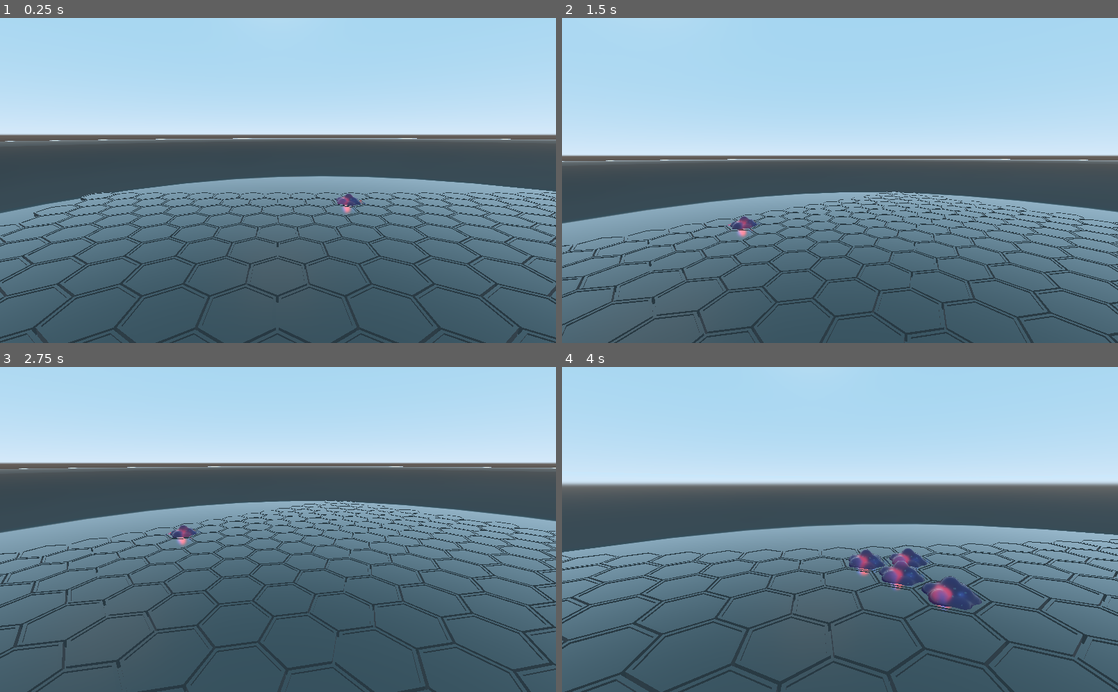
Above: before the commit, frames 1-4 (two rows, left to right).
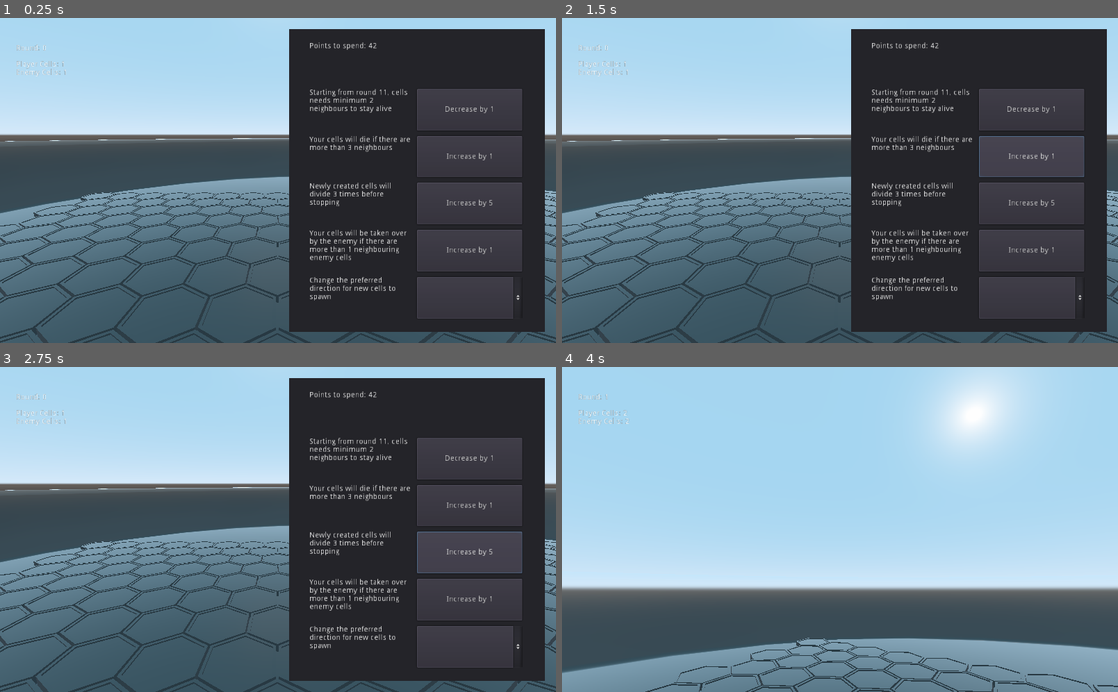
Above: after the commit, the same moments.

Repository: KrtzDev/cell-culture
Game: Godot game, scene res://TestScene.tscn
The game is run twice, just before and just after one commit, with the same random seed, the same clock (stepped at 60 frames per second) and the same inputs. The project has no main scene, so this scene is started directly.
Inputs (mouse positions are in pixels of both pictures, inside the frame that each line leads up to):
- Up to frame 1 (0.25 s): no input
- Up to frame 2 (1.5 s): click (1029, 109) at 0.5 s, where only the run after the commit has a clickable "Decrease by 1"; click (1029, 157) at 1.25 s, where only the run after the commit has a clickable "Increase by 1"
- Up to frame 3 (2.75 s): click (467, 552) at 2 s, where only the run after the commit has a clickable "Increase by 5"
- Up to frame 4 (4 s): click (1029, 646) at 2.77 s; tap Enter (ui_accept) at 3.5 s; move the mouse to (867, 529) at 3.52 s; hold Up (ui_up) from 3.53 s (still down); hold Enter (ui_accept) from 3.53 s (still down)

The runs differ from the first frame. In frame 1, 40% of the frame differs, in the area x 3-98%, y 3-97%; in frame 2, 53%; in frame 3, 56%; in frame 4, 68%, in the area x 0-100%, y 0-100%.

Commit message:
UI-Controls

Diff:
--- a/cell-culture/CamMovement.gd
+++ b/cell-culture/CamMovement.gd
@@ -7,8 +7,8 @@
 var spin = 0.1
 var mouse_sensitivity = 2
 
-func _ready():
-	Input.set_mouse_mode(Input.MOUSE_MODE_CAPTURED)
+#func _ready():
+#	Input.set_mouse_mode(Input.MOUSE_MODE_CAPTURED)
 
 func _physics_process(delta):
 	player_camera.rotation_degrees.y = 180
--- a/cell-culture/GameManager.gd
+++ b/cell-culture/GameManager.gd
@@ -1,8 +1,11 @@
 extends Spatial
 
 var grid = [[]] #list of all tile objects [column][row]
+var timeBetweenRounds = 0.5
+var roundSteps = 5
 var currRound := 0
-var spawnProtection := 5 #after how many rounds the minNeighbours rule is enforced
+var isRunning = false
+var spawnProtection := 11 #after how many rounds the minNeighbours rule is enforced
 
 var livingCellsEnemy = [] #list of all enemy cells
 var enemyStats = {
@@ -18,7 +21,7 @@
 var livingCells = [] #list of all living player cells
 var playerStats = {
 	startCoords = Vector2(10,18),
-	minNeighbours = 1,
+	minNeighbours = 2,
 	maxNeighbours = 3,
 	mitosisAmount = 3,
 	direction = "random",
@@ -44,22 +47,36 @@
 	enemyCell.come_to_live(enemyStats["mitosisAmount"])
 	livingCellsEnemy.append(enemyCell)
 
+	show_cell_configuration()
+	update_stats()
+
 func _input(event):
-	if event.is_action_pressed("ui_accept"):
-		currRound += 1
-		print("Round " + str(currRound) + ":")
-		var tmpLivingCells = [] + livingCells
-		for cell in tmpLivingCells:
-			analyze_environment(cell)
-		print("nmbr of cells: ",livingCells.size())
-
-		var tmpEnemyCells = [] + livingCellsEnemy
-		for cell in tmpEnemyCells:
-			analyze_environment(cell)
-		print("nmbr of enemy cells: ",livingCellsEnemy.size())
+	if event.is_action_pressed("ui_accept") && !isRunning:
+		isRunning = true
+		hide_cell_configuration()
+
+		for i in range(roundSteps):
+			currRound += 1
+			#print("Round " + str(currRound) + ":")
+			var tmpLivingCells = [] + livingCells
+			for cell in tmpLivingCells:
+				analyze_environment(cell)
+			#print("nmbr of cells: ",livingCells.size())
+
+			var tmpEnemyCells = [] + livingCellsEnemy
+			for cell in tmpEnemyCells:
+				analyze_environment(cell)
+			#print("nmbr of enemy cells: ",livingCellsEnemy.size())
+
+			update_stats()
+			yield(get_tree().create_timer(timeBetweenRounds),"timeout")
+
+		isRunning = false
+		show_cell_configuration()
 
 	if event.is_action_pressed("ui_cancel"):
-		get_tree().quit()
+		if (!isRunning):
+			toggle_cell_configuration()
 
 #abilities
 func analyze_environment(activeCell):
@@ -89,7 +106,7 @@
 		var neighbourCell = get_cell_from_coords(neighbourCoord)
 		if neighbourCell.isAlive == false and neighbourCell.isObstacle == false:
 			inhabitableCells.append(neighbourCell)
-		elif neighbourCell.isAlive == true:
+		elif neighbourCell.isAlive == true && neighbourCell.faction == activeCell.faction:
 			livingNeighbours.append(neighbourCell)
 		if neighbourCell.faction == stats["enemy"]:
 			enemyNeighbours.append(neighbourCell)
@@ -240,3 +257,35 @@
 func get_cell_from_coords(coords:Vector2):
 	var cell = grid[coords.x][coords.y]
 	return cell
+
+#ui
+func update_stats():
+	var playerCells = "\nPlayer Cells: " + str(livingCells.size())
+	var enemyCells = "\nEnemy Cells: " + str(livingCellsEnemy.size())
+
+	var newText
+	newText = "\nRound: " + str(currRound) + "\n"
+	if livingCells.size() >= livingCellsEnemy.size():
+		newText += playerCells
+		newText += enemyCells
+	else:
+		newText += enemyCells
+		newText += playerCells
+
+
+	get_node("../Interface/Stats").text = newText
+
+func toggle_cell_configuration():
+	get_node("../Interface/Configuration Menu").visible = !get_node("../Interface/Configuration Menu").visible
+	if get_node("../Interface/Configuration Menu").visible == false:
+		Input.set_mouse_mode(Input.MOUSE_MODE_CAPTURED)
+	else:
+		Input.set_mouse_mode(Input.MOUSE_MODE_VISIBLE)
+
+func hide_cell_configuration():
+	get_node("../Interface/Configuration Menu").visible = false
+	Input.set_mouse_mode(Input.MOUSE_MODE_CAPTURED)
+
+func show_cell_configuration():
+	get_node("../Interface/Configuration Menu").visible = true
+	Input.set_mouse_mode(Input.MOUSE_MODE_VISIBLE)
--- /dev/null
+++ b/cell-culture/Interface/Interface.gd
@@ -0,0 +1,23 @@
+extends Control
+
+var gameManager
+
+# Called when the node enters the scene tree for the first time.
+func _ready():
+	gameManager = get_node("../GameManager")
+	updateText()
+
+func updateText():
+	var stats = gameManager.playerStats
+
+	var minNeighbours = stats["minNeighbours"]
+	var maxNeighbours =  stats["maxNeighbours"]
+	var mitosisAmount = stats["mitosisAmount"]
+	var direction = stats["direction"]
+	var defense = stats["defense"]
+	var spawnProtection = gameManager.spawnProtection
+
+	$"Configuration Menu/Panel/VBoxContainer/minNeighbours/RichTextLabel".text = "Starting from round "+ str(spawnProtection) +", cells needs minimum " + str(minNeighbours) + " neighbours to stay alive"
+	$"Configuration Menu/Panel/VBoxContainer/maxNeighbours/RichTextLabel".text = "Your cells will die if there are more than " + str(maxNeighbours) + " neighbours"
+	$"Configuration Menu/Panel/VBoxContainer/mitosis/RichTextLabel".text = "Newly created cells will divide "+str(mitosisAmount)+" times before stopping"
+	$"Configuration Menu/Panel/VBoxContainer/defense/RichTextLabel".text = "Your cells will be taken over by the enemy if there are more than " + str(defense) + " neighbouring enemy cells"
--- /dev/null
+++ b/cell-culture/Interface/Interface.tscn
@@ -0,0 +1,174 @@
+[gd_scene load_steps=2 format=2]
+
+[ext_resource path="res://Interface/Interface.gd" type="Script" id=1]
+
+[node name="Interface" type="Control"]
+anchor_right = 1.0
+anchor_bottom = 1.0
+script = ExtResource( 1 )
+__meta__ = {
+"_edit_use_anchors_": true
+}
+
+[node name="Stats" type="RichTextLabel" parent="."]
+margin_left = 29.7356
+margin_top = 34.4881
+margin_right = 159.736
+margin_bottom = 107.488
+text = "Round: 42069
+
+Player Cells: 420
+Enemy Cells: 420"
+scroll_active = false
+__meta__ = {
+"_edit_use_anchors_": false
+}
+
+[node name="Configuration Menu" type="Control" parent="."]
+anchor_left = 0.5
+anchor_right = 1.0
+anchor_bottom = 1.0
+__meta__ = {
+"_edit_use_anchors_": false
+}
+
+[node name="Panel" type="Panel" parent="Configuration Menu"]
+anchor_right = 1.0
+anchor_bottom = 1.0
+margin_left = 20.0
+margin_top = 20.0
+margin_right = -20.0
+margin_bottom = -20.0
+__meta__ = {
+"_edit_use_anchors_": false
+}
+
+[node name="VBoxContainer" type="VBoxContainer" parent="Configuration Menu/Panel"]
+anchor_left = 0.5
+anchor_top = 0.5
+anchor_right = 0.5
+anchor_bottom = 0.5
+margin_left = -198.0
+margin_top = -255.0
+margin_right = 194.0
+margin_bottom = 255.0
+custom_constants/separation = 10
+__meta__ = {
+"_edit_use_anchors_": false
+}
+
+[node name="RichTextLabel" type="RichTextLabel" parent="Configuration Menu/Panel/VBoxContainer"]
+margin_right = 392.0
+margin_bottom = 76.0
+size_flags_horizontal = 3
+size_flags_vertical = 3
+text = "Points to spend: 42"
+
+[node name="minNeighbours" type="HBoxContainer" parent="Configuration Menu/Panel/VBoxContainer"]
+margin_top = 86.0
+margin_right = 392.0
+margin_bottom = 163.0
+size_flags_horizontal = 3
+size_flags_vertical = 3
+
+[node name="RichTextLabel" type="RichTextLabel" parent="Configuration Menu/Panel/VBoxContainer/minNeighbours"]
+margin_right = 194.0
+margin_bottom = 77.0
+size_flags_horizontal = 3
+size_flags_vertical = 3
+text = "Starting from round 11, cells needs minimum X neighbours to stay alive"
+
+[node name="Button" type="Button" parent="Configuration Menu/Panel/VBoxContainer/minNeighbours"]
+margin_left = 198.0
+margin_right = 392.0
+margin_bottom = 77.0
+size_flags_horizontal = 3
+size_flags_vertical = 3
+text = "Decrease by 1"
+
+[node name="maxNeighbours" type="HBoxContainer" parent="Configuration Menu/Panel/VBoxContainer"]
+margin_top = 173.0
+margin_right = 392.0
+margin_bottom = 249.0
+size_flags_horizontal = 3
+size_flags_vertical = 3
+
+[node name="RichTextLabel" type="RichTextLabel" parent="Configuration Menu/Panel/VBoxContainer/maxNeighbours"]
+margin_right = 194.0
+margin_bottom = 76.0
+size_flags_horizontal = 3
+size_flags_vertical = 3
+text = "Cells will die if there are more than X neighbours"
+
+[node name="Button" type="Button" parent="Configuration Menu/Panel/VBoxContainer/maxNeighbours"]
+margin_left = 198.0
+margin_right = 392.0
+margin_bottom = 76.0
+size_flags_horizontal = 3
+size_flags_vertical = 3
+text = "Increase by 1"
+
+[node name="mitosis" type="HBoxContainer" parent="Configuration Menu/Panel/VBoxContainer"]
+margin_top = 259.0
+margin_right = 392.0
+margin_bottom = 336.0
+size_flags_horizontal = 3
+size_flags_vertical = 3
+
+[node name="RichTextLabel" type="RichTextLabel" parent="Configuration Menu/Panel/VBoxContainer/mitosis"]
+margin_right = 194.0
+margin_bottom = 77.0
+size_flags_horizontal = 3
+size_flags_vertical = 3
+text = "Newly created cells will divide X times before stopping"
+
+[node name="Button" type="Button" parent="Configuration Menu/Panel/VBoxContainer/mitosis"]
+margin_left = 198.0
+margin_right = 392.0
+margin_bottom = 77.0
+size_flags_horizontal = 3
+size_flags_vertical = 3
+text = "Increase by 5"
+
+[node name="defense" type="HBoxContainer" parent="Configuration Menu/Panel/VBoxContainer"]
+margin_top = 346.0
+margin_right = 392.0
+margin_bottom = 423.0
+size_flags_horizontal = 3
+size_flags_vertical = 3
+
+[node name="RichTextLabel" type="RichTextLabel" parent="Configuration Menu/Panel/VBoxContainer/defense"]
+margin_right = 194.0
+margin_bottom = 77.0
+size_flags_horizontal = 3
+size_flags_vertical = 3
+text = "Your cells will be taken over by the enemy if there are more than X neighbouring enemy cells"
+
+[node name="Button" type="Button" parent="Configuration Menu/Panel/VBoxContainer/defense"]
+margin_left = 198.0
+margin_right = 392.0
+margin_bottom = 77.0
+size_flags_horizontal = 3
+size_flags_vertical = 3
+text = "Increase by 1"
+
+[node name="direction" type="HBoxContainer" parent="Configuration Menu/Panel/VBoxContainer"]
+margin_top = 433.0
+margin_right = 392.0
+margin_bottom = 510.0
+size_flags_horizontal = 3
+size_flags_vertical = 3
+
+[node name="RichTextLabel" type="RichTextLabel" parent="Configuration Menu/Panel/VBoxContainer/direction"]
+margin_right = 194.0
+margin_bottom = 77.0
+size_flags_horizontal = 3
+size_flags_vertical = 3
+text = "Change the preferred direction for new cells to spawn"
+
+[node name="OptionButton" type="OptionButton" parent="Configuration Menu/Panel/VBoxContainer/direction"]
+margin_left = 198.0
+margin_right = 392.0
+margin_bottom = 77.0
+size_flags_horizontal = 3
+size_flags_vertical = 3
--- a/cell-culture/TestScene.tscn
+++ b/cell-culture/TestScene.tscn
@@ -1,9 +1,10 @@
-[gd_scene load_steps=5 format=2]
+[gd_scene load_steps=6 format=2]
 
 [ext_resource path="res://scripts/PetriDishCreator.gd" type="Script" id=1]
 [ext_resource path="res://GameManager.gd" type="Script" id=2]
 [ext_resource path="res://CameraNode.tscn" type="PackedScene" id=3]
 [ext_resource path="res://petriDish.tscn" type="PackedScene" id=4]
+[ext_resource path="res://Interface/Interface.tscn" type="PackedScene" id=5]
 
 [node name="TestScene" type="Spatial"]
 
@@ -17,3 +18,5 @@
 script = ExtResource( 1 )
 
 [node name="CameraNode" parent="." instance=ExtResource( 3 )]
+
+[node name="Interface" parent="." instance=ExtResource( 5 )]
--- a/cell-culture/tile.tscn
+++ b/cell-culture/tile.tscn
@@ -16,4 +16,5 @@
 visible = false
 
 [node name="Cell_enemy" parent="." instance=ExtResource( 4 )]
+transform = Transform( 1, 0, 0, 0, 1, 0, 0, 0, 1, 0, 0.101345, 0 )
 visible = false
